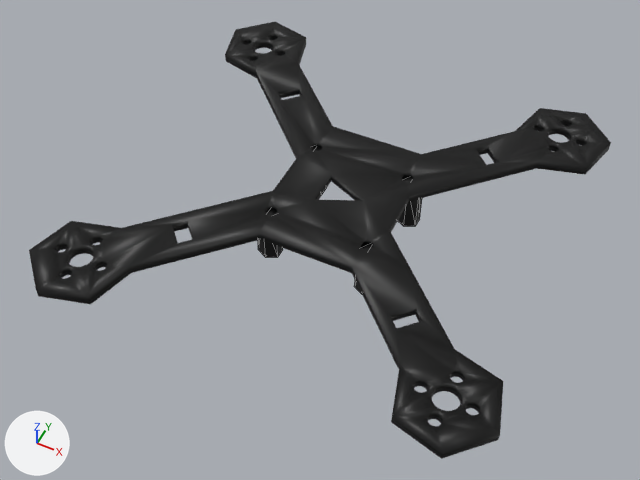
An edit to the COLLADA model webots/meshes/collada_files/custom.dae, drawn before and after from the same camera.
One viewpoint serves both versions: a 50 mm lens placed at (0.0472, -0.1003, 0.1201), pointed at (-0.0002, -0.0054, 0.0016). Lighting does not change. The marker at lower left points along +X, +Y and +Z. Mesh edges are drawn as thin lines on the coarser meshes. Where no turn or scale is listed for an object, it has been applied to the vertices.

Objects in the first picture: 'frame_bottom'.
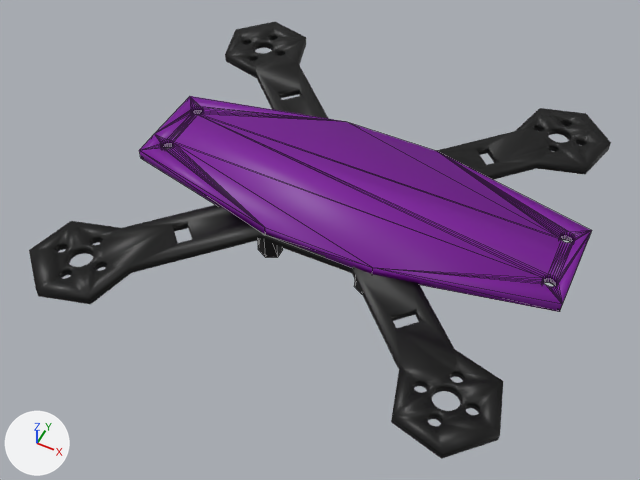
Location of each change, (x1, y1, x2, y2) in pixels of the pictures (640 x 480 px):
'Combo Board', added (purple)
    after: (139, 96, 592, 312)

What the commit changed:
Material 'Material.005' (mat_material_005) is new.
Its base color is (0.2, 0.0, 0.33) (purple #7c009b).
Mesh me_combo_board is new.
It has 180 vertices, 372 faces and spans x -0.0355..0.043, y -0.0104..0.02, z 0.0..0.002.
It uses material mat_material_005 (purple #7c009b).
Object 'Combo Board' (ob_combo_board) is new; it shows me_combo_board.
Its location is (0.0, -0.0043, 0.009).
